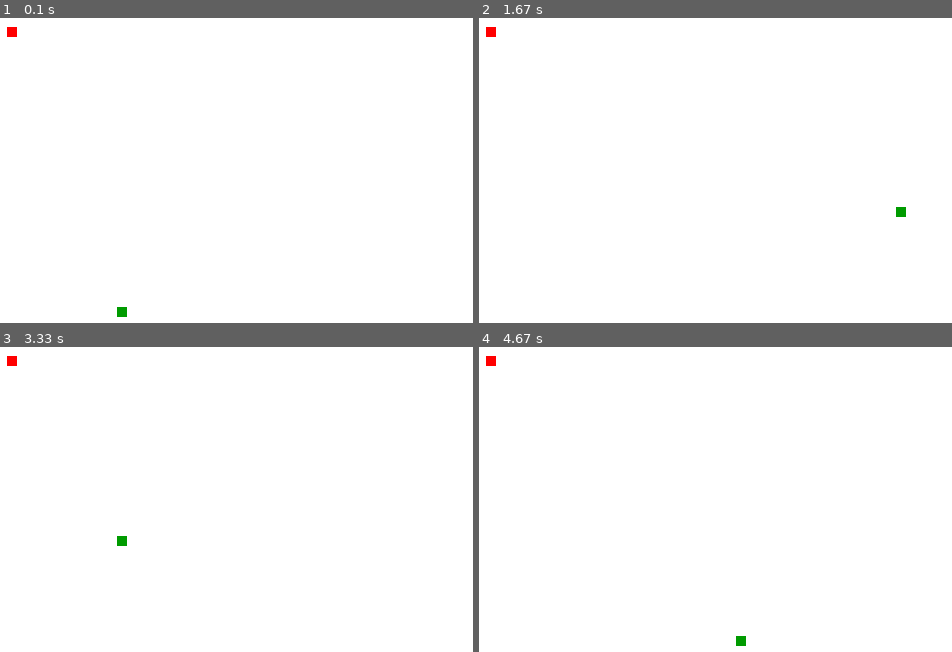
Above: before the commit, frames 1-4 (two rows, left to right).
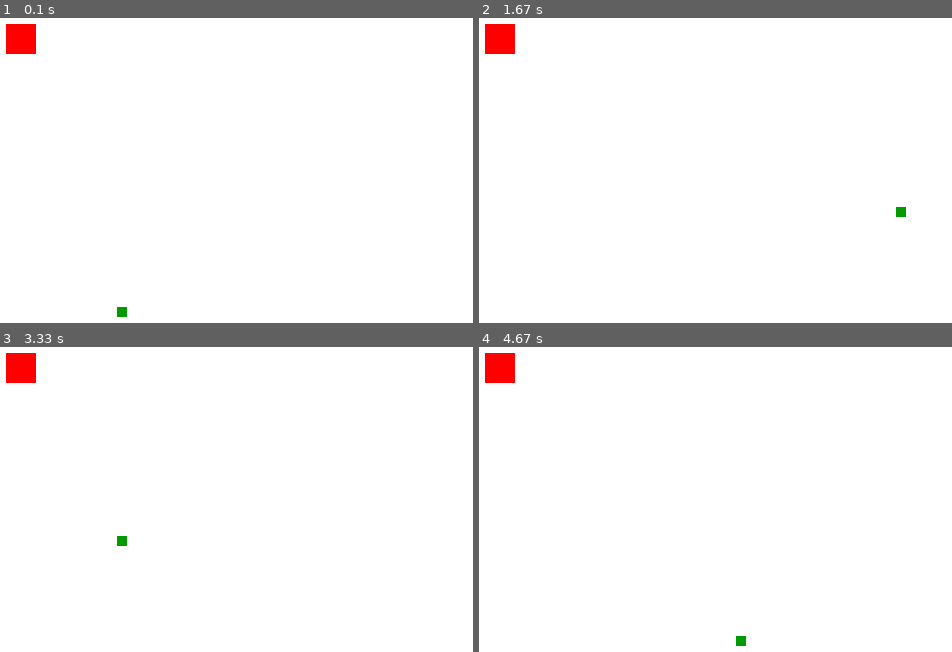
Above: after the commit, the same moments.

Repository: 009shanshukla/Snake_PyGame
Game: pygame game, started from init.py
Same seed, same stepped clock (60 frames per second), same inputs: the game is played once before the commit and once after it.
Inputs:
- Up to frame 1 (0.1 s): no input
- Up to frame 2 (1.67 s): hold Right 0.33-0.8 s; hold Up 0.83-1.13 s; hold Right 1.17-1.63 s
- Up to frame 3 (3.33 s): hold Left 1.67-2.2 s; hold Down 2.23-2.53 s; hold Left 2.57-2.97 s; hold Up from 3 s (still down)
- Up to frame 4 (4.67 s): release Up at 3.37 s; hold Right 3.4-4.03 s; hold Down 4.07-4.43 s; hold Left from 4.47 s (still down)

The runs differ from the first frame. In frame 1, 0.6% of the frame differs, in the area x 1-8%, y 1-12%; in frame 2, 0.6%; in frame 3, 0.6%; in frame 4, 0.6%.

Commit message:
all set upto increase length

Diff:
--- a/init.py
+++ b/init.py
@@ -50,10 +50,11 @@
 	### snake list will contain head list and rest body list
 	SnakeList = []
 	SnakeLength = 1
+	AppleThickness = 30
 
 	### snake's co-ordinate will be always multiple of 10, so do apple's. hence rounding number to its lowest multiple of 10
-	RandAppleX = round(random.randrange(0, DisplayWidth - BlockSize)/10.0)*10.0
-	RandAppleY = round(random.randrange(0, DisplayHeight- BlockSize)/10.0)*10.0
+	RandAppleX = round(random.randrange(0, DisplayWidth - BlockSize))#/10.0)*10.0
+	RandAppleY = round(random.randrange(0, DisplayHeight- BlockSize))#/10.0)*10.0
 
 	while not GameExit:
 
@@ -105,7 +106,7 @@
 		GameDisplay.fill(white)
 
 		### fitting apple's location
-		pygame.draw.rect(GameDisplay, red, [RandAppleX, RandAppleY, BlockSize, BlockSize])
+		pygame.draw.rect(GameDisplay, red, [RandAppleX, RandAppleY, AppleThickness, AppleThickness])
 
 
 
@@ -114,18 +115,30 @@
 		SnakeHead.append(Game_y)
 		SnakeList.append(SnakeHead)
 
+
+		### Note - Last element of the list will be the head of Snake
+
 		if len(SnakeList) > SnakeLength:
 			del SnakeList[0]
 
 		snake(BlockSize, SnakeList)
 
+		### if in case any snake segment in the last except last one(which will be head) is head then it means collision
+		for SnakeSegment in SnakeList[:-1]:
+			if SnakeSegment == SnakeHead:
+				GameOver = True
+
 		### will update the whole display screen
 		pygame.display.update()
 
-		### apple's eaten condition
-		if Game_x == RandAppleX and Game_y == RandAppleY:
-			RandAppleX = round(random.randrange(0, DisplayWidth - BlockSize)/10.0)*10.0
-			RandAppleY = round(random.randrange(0, DisplayHeight- BlockSize)/10.0)*10.0
+		### apple's eaten condition (Head is in between apple co-rdiantes (rectangle))
+		if Game_x >= RandAppleX and Game_x <= RandAppleX + AppleThickness:
+			if Game_y >= RandAppleY and Game_y <= RandAppleY + AppleThickness:
+				RandAppleX = round(random.randrange(0, DisplayWidth - BlockSize))#/10.0)*10.0
+				RandAppleY = round(random.randrange(0, DisplayHeight- BlockSize))#/10.0)*10.0
+				SnakeLength += 1
+
+
 
 		### give freeze time frame per seconds
 		clock.tick(FPS)
